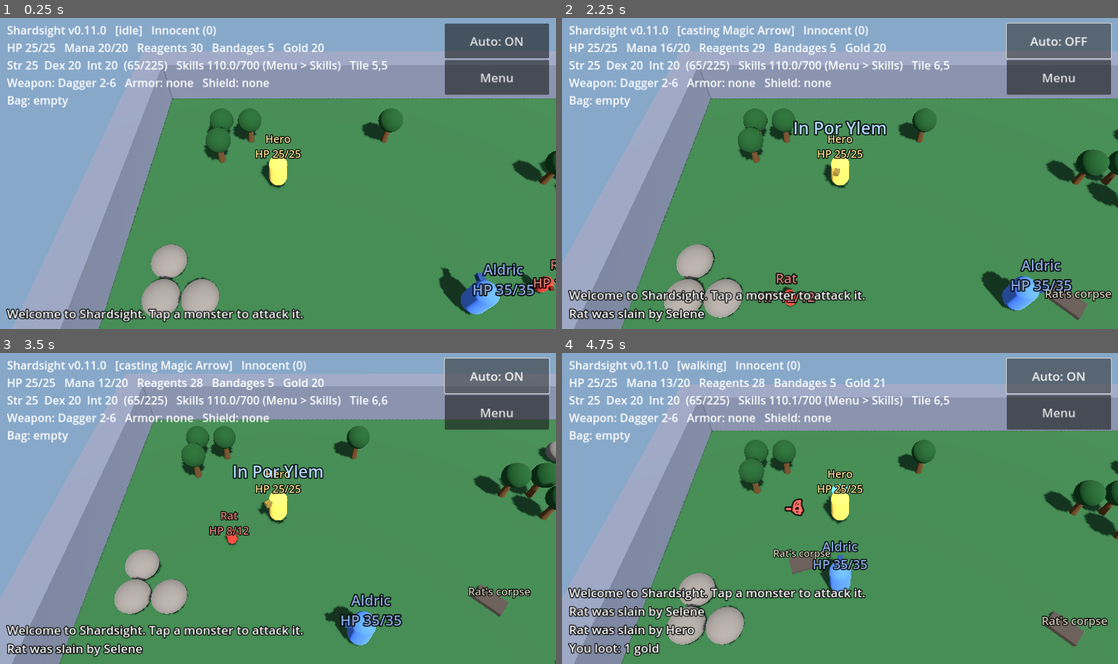
Above: before the commit, frames 1-4 (two rows, left to right).
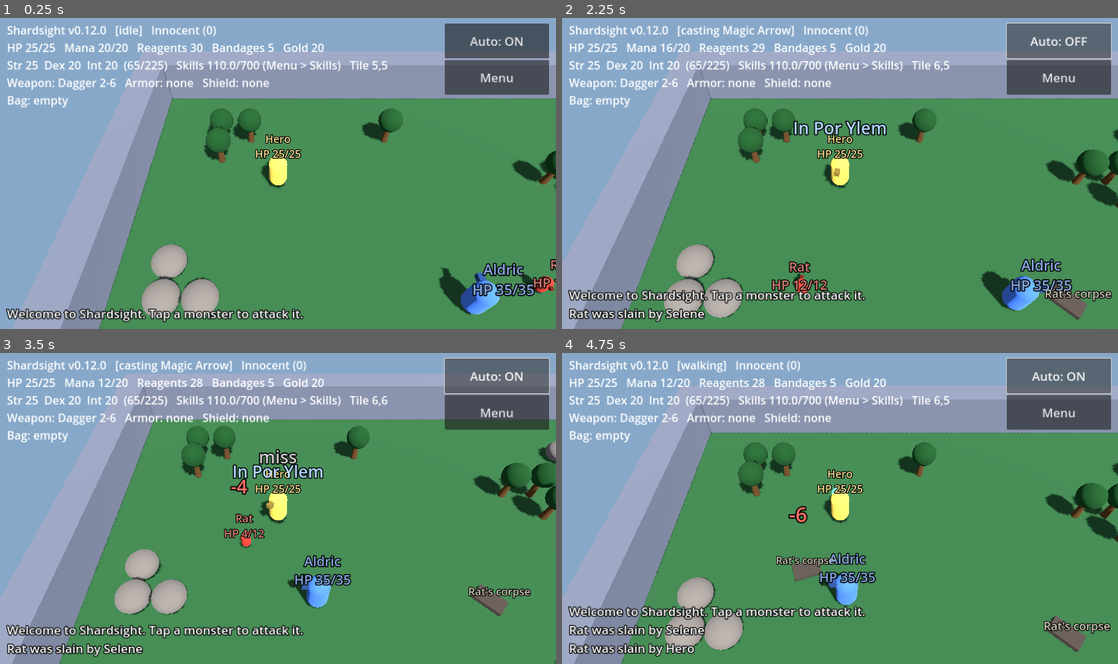
Above: after the commit, the same moments.

Repository: luckovsdeniss-denlu/Shardsight
Game: Godot game, scene res://scenes/main.tscn
Same seed, same stepped clock (60 frames per second), same inputs: the game is played once before the commit and once after it.
Inputs:
- Up to frame 1 (0.25 s): no input
- Up to frame 2 (2.25 s): click "Auto: ON" at 0.5 s; click "Auto: OFF" at 1.25 s; click "Auto: ON" at 2 s
- Up to frame 3 (3.5 s): click "Auto: OFF" at 2.75 s
- Up to frame 4 (4.75 s): click "Auto: ON" at 3.5 s; click "Auto: OFF" at 4.25 s

The runs differ from the first frame. In frame 1, less than 0.1% of the frame differs, in the area x 16-18%, y 2-6%; in frame 2, 0.7%; in frame 3, 3.0%; in frame 4, 8.4%, in the area x 1-100%, y 2-100%.

Commit message:
Add bank and player houses with chests and decay (v0.12.0)
Co-Authored-By: Claude Opus 5.5 <noreply@anthropic.com>
Claude-Session: https://claude.ai/code/session_01H6LNxUGdbevPyoRQBBzvxK

Diff:
--- a/project.godot
+++ b/project.godot
@@ -4,7 +4,7 @@
 [application]
 
 config/name="Shardsight"
-config/version="0.11.0"
+config/version="0.12.0"
 run/main_scene="res://scenes/main.tscn"
 config/features=PackedStringArray("4.3", "GL Compatibility")
 config/icon="res://icon.svg"
--- a/scripts/bestiary.gd
+++ b/scripts/bestiary.gd
@@ -53,6 +53,7 @@
 # Peaceful NPCs.
 const MERCHANT := {"str": 20, "dex": 15, "int": 30, "move": 1.5, "leash": 2, "role": "merchant"}
 const GUARD := {"str": 60, "dex": 40, "int": 10, "move": 1.5, "leash": 2, "role": "guard"}
+const BANKER := {"str": 20, "dex": 15, "int": 30, "move": 1.2, "leash": 1, "role": "banker"}
 const HEALER := {"str": 25, "dex": 15, "int": 35, "move": 1.5, "leash": 2, "role": "healer"}
 
 # Hostile monsters.
--- a/scripts/corpse.gd
+++ b/scripts/corpse.gd
@@ -15,6 +15,7 @@
 var life := LIFETIME
 var label: Label3D
 var _last_text := ""
+var title := ""                  # overrides "<name>'s corpse" (e.g. house ruins)
 
 
 func setup(p_name: String, p_open: bool, p_is_player: bool, p_owner_id: int,
@@ -66,12 +67,18 @@
 	return out
 
 
+func set_title(t: String) -> void:
+	title = t
+	_last_text = ""
+	_refresh_label()
+
+
 func tick(delta: float) -> void:
 	life -= delta
 
 
 func _refresh_label() -> void:
-	var text := "%s's corpse" % owner_name
+	var text := title if title != "" else "%s's corpse" % owner_name
 	if not is_empty():
 		text += "\n(loot)"
 	if text != _last_text:
--- a/scripts/entity.gd
+++ b/scripts/entity.gd
@@ -96,6 +96,7 @@
 var gather_tile := Vector2i(-1, -1)
 var gather_timer := 0.0
 var crafting_trip := false
+var banking := false
 
 
 func setup(p_game, p_kind: int, p_name: String, cfg: Dictionary, color: Color, tile: Vector2i) -> void:
@@ -239,6 +240,8 @@
 			return
 		if autonomous and pause <= 0.0 and crafter and _craft_trip():
 			return
+		if autonomous and pause <= 0.0 and is_hero and _bank_trip():
+			return
 		if _gather_step(delta):
 			return
 	if autonomous and pause <= 0.0 and path.is_empty():
@@ -438,6 +441,7 @@
 	path.clear()
 	gather_tile = Vector2i(-1, -1)
 	crafting_trip = false
+	banking = false
 	died_red = kind == Kind.PLAYER and notoriety() == Notoriety.RED
 	_settle_crimes(killer)
 	game.spawn_corpse(self)
@@ -501,6 +505,8 @@
 		return "mining" if world.resource_kind(gather_tile) == "ore" else "chopping wood"
 	if target == null and crafting_trip:
 		return "going to the forge"
+	if target == null and banking:
+		return "going to the bank"
 	if target != null:
 		return "fighting " + target.display_name
 	if recovering:
@@ -1323,3 +1329,29 @@
 		stats.try_gain(Hero.Skill.MINING)
 	if is_hero and made + lost > 0:
 		game.log_event("You smelt %d ingots (%d ore lost)." % [made, lost])
+
+
+# --- banking ---------------------------------------------------------------
+
+## The hero banks spare gold (everything above a little pocket money) so dying can't lose it.
+## Criminals and murderers are refused at the bank.
+func _bank_trip() -> bool:
+	if notoriety() != Notoriety.BLUE:
+		banking = false
+		return false
+	if not banking and gold >= Property.POCKET_GOLD + 100:
+		banking = true
+	if not banking:
+		return false
+	var banker := _find_role("banker")
+	if banker == null:
+		banking = false
+		return false
+	if position.distance_to(banker.position) <= 3.0:
+		banking = false
+		game.bank_deposit(self, gold - Property.POCKET_GOLD)
+		return true
+	if path.is_empty() and not go_to(banker.position):
+		banking = false
+		return false
+	return true
--- a/scripts/main.gd
+++ b/scripts/main.gd
@@ -26,6 +26,9 @@
 var skills_box: VBoxContainer
 var craft_panel: Control
 var craft_box: VBoxContainer
+var property := Property.new()
+var property_panel: Control
+var property_box: VBoxContainer
 var reset_button: Button
 var reset_armed := false
 var save_timer := 0.0
@@ -81,9 +84,11 @@
 	_build_menu(layer)
 	_build_skills_panel(layer)
 	_build_craft_panel(layer)
-
-	if SaveGame.load_into(hero):
+	_build_property_panel(layer)
+
+	if SaveGame.load_into(hero, property):
 		log_event("Welcome back. Your progress was loaded.")
+		_restore_house()
 	else:
 		log_event("Welcome to Shardsight. Tap a monster to attack it.")
 	_follow_camera()
@@ -121,6 +126,7 @@
 	box.add_child(_menu_button("Resume", _resume))
 	box.add_child(_menu_button("Skills", _open_skills))
 	box.add_child(_menu_button("Craft", _open_craft))
+	box.add_child(_menu_button("Bank & House", _open_property))
 	box.add_child(_menu_button("Save now", _save_now))
 	reset_button = _menu_button("Reset progress", _reset_progress)
 	box.add_child(reset_button)
@@ -281,6 +287,210 @@
 	menu.visible = true
 
 
+# --- bank and house --------------------------------------------------------
+
+func _build_property_panel(layer: CanvasLayer) -> void:
+	property_panel = CenterContainer.new()
+	property_panel.visible = false
+	property_panel.mouse_filter = Control.MOUSE_FILTER_STOP
+	layer.add_child(property_panel)
+	property_panel.set_anchors_and_offsets_preset(Control.PRESET_FULL_RECT)
+	var panel := PanelContainer.new()
+	property_panel.add_child(panel)
+	var pad := MarginContainer.new()
+	for side in ["left", "right", "top", "bottom"]:
+		pad.add_theme_constant_override("margin_" + side, 20)
+	panel.add_child(pad)
+	property_box = VBoxContainer.new()
+	property_box.add_theme_constant_override("separation", 8)
+	pad.add_child(_scroll_wrap(property_box))
+
+
+func _hero_at_bank() -> bool:
+	if hero.dead or hero.notoriety() != Entity.Notoriety.BLUE:
+		return false
+	for e in creatures:
+		if e.role == "banker" and e.position.distance_to(hero.position) <= 3.0:
+			return true
+	return false
+
+
+func _hero_at_house() -> bool:
+	return property.has_house() and not hero.dead \
+		and hero.position.distance_to(world.tile_center(property.house_center_tile())) <= 1.6
+
+
+func _info(text: String) -> Label:
+	var l := Label.new()
+	l.text = text
+	l.autowrap_mode = TextServer.AUTOWRAP_WORD_SMART
+	l.custom_minimum_size = Vector2(840, 0)
+	l.add_theme_font_size_override("font_size", 24)
+	return l
+
+
+func _action(text: String, callback: Callable, enabled: bool) -> Button:
+	var b := _menu_button(text, callback)
+	b.disabled = not enabled
+	return b
+
+
+## Banking needs the banker (in town); the chest needs you inside your house.
+func _refresh_property() -> void:
+	for c in property_box.get_children():
+		property_box.remove_child(c)
+		c.queue_free()
+	var at_bank := _hero_at_bank()
+	var at_house := _hero_at_house()
+	var title := _info("Bank & House")
+	title.add_theme_font_size_override("font_size", 30)
+	property_box.add_child(title)
+	property_box.add_child(_info("Gold: %d carried, %d in the bank. %s" % [
+		hero.gold, property.bank_gold,
+		"You are at the bank." if at_bank else "Banking needs Oswin the banker, in town."]))
+	property_box.add_child(_info("Bank box: " + Property.items_text(property.bank_items)))
+	property_box.add_child(_action("Deposit all gold", _on_deposit_gold, at_bank and hero.gold > 0))
+	property_box.add_child(_action("Withdraw 100 gold", _on_withdraw_gold, at_bank and property.bank_gold > 0))
+	property_box.add_child(_action("Deposit bag", _on_deposit_bag, at_bank and not hero.inventory.is_empty()))
+	property_box.add_child(_action("Take all from the bank", _on_withdraw_items, at_bank and not property.bank_items.is_empty()))
+
+	if property.has_house():
+		var o := property.house_origin
+		property_box.add_child(_info("Your house at %d,%d: %s. Coming near it keeps it standing; after %d days away it collapses and its chest spills out for anyone." % [
+			o.x, o.y, property.condition(), int(Property.COLLAPSE_DAYS)]))
+		property_box.add_child(_info("Chest: " + Property.items_text(property.house_chest)))
+		property_box.add_child(_action("Store bag in the chest", _on_chest_store, at_house and not hero.inventory.is_empty()))
+		property_box.add_child(_action("Take all from the chest", _on_chest_take, at_house and not property.house_chest.is_empty()))
+	elif property.has_deed:
+		property_box.add_child(_info("You own a house deed. Stand on open ground outside town and place it."))
+		property_box.add_child(_action("Place house here", _on_place_house, not hero.dead and not hero._in_town()))
+	else:
+		property_box.add_child(_info("A house deed costs %d gold, paid from the bank." % Property.DEED_PRICE))
+		property_box.add_child(_action("Buy a house deed", _on_buy_deed, at_bank and property.bank_gold >= Property.DEED_PRICE))
+	property_box.add_child(_menu_button("Back", _close_property))
+
+
+## Also used by the hero's automatic bank trips.
+func bank_deposit(e: Entity, amount: int) -> void:
+	amount = mini(amount, e.gold)
+	if amount <= 0:
+		return
+	e.gold -= amount
+	property.bank_gold += amount
+	log_event("You deposit %d gold. Bank balance: %d." % [amount, property.bank_gold])
+
+
+func _on_deposit_gold() -> void:
+	bank_deposit(hero, hero.gold)
+	_refresh_property()
+
+
+func _on_withdraw_gold() -> void:
+	var amount := mini(100, property.bank_gold)
+	property.bank_gold -= amount
+	hero.gold += amount
+	log_event("You withdraw %d gold." % amount)
+	_refresh_property()
+
+
+func _on_deposit_bag() -> void:
+	Property.merge(property.bank_items, hero.inventory)
+	hero.inventory.clear()
+	log_event("You put your bag in the bank box.")
+	_refresh_property()
+
+
+func _on_withdraw_items() -> void:
+	Property.merge(hero.inventory, property.bank_items)
+	property.bank_items.clear()
+	log_event("You take everything out of the bank box.")
+	_refresh_property()
+
+
+func _on_chest_store() -> void:
+	Property.merge(property.house_chest, hero.inventory)
+	hero.inventory.clear()
+	log_event("You store your bag in the house chest.")
+	_refresh_property()
+
+
+func _on_chest_take() -> void:
+	Property.merge(hero.inventory, property.house_chest)
+	property.house_chest.clear()
+	log_event("You take everything from the house chest.")
+	_refresh_property()
+
+
+func _on_buy_deed() -> void:
+	property.bank_gold -= Property.DEED_PRICE
+	property.has_deed = true
+	log_event("You buy a house deed for %d gold from the bank." % Property.DEED_PRICE)
+	_refresh_property()
+
+
+## Tiles a new house must not cover: everyone's position and home, and corpses.
+func _occupied_tiles() -> Dictionary:
+	var occupied := {}
+	for e in creatures:
+		occupied[world.to_tile(e.position)] = true
+		occupied[world.to_tile(e.home)] = true
+	for c in corpses:
+		occupied[world.to_tile(c.position)] = true
+	return occupied
+
+
+func _on_place_house() -> void:
+	var o := world.find_house_spot(world.to_tile(hero.position), _occupied_tiles())
+	if o.x < 0:
+		log_event("There is no room for a house here. Try open ground.")
+		return
+	world.place_house(self, o)
+	property.house_origin = o
+	property.house_chest = {}
+	property.has_deed = false
+	property.refresh()
+	log_event("You place your house. Its chest is safe storage; visit it to keep it standing.")
+	_refresh_property()
+
+
+## On load: rebuild the saved house, or let it collapse if it was neglected too long.
+func _restore_house() -> void:
+	if not property.has_house():
+		return
+	var center := world.tile_center(property.house_center_tile())
+	if property.should_collapse():
+		var ruins := Corpse.new()
+		add_child(ruins)
+		ruins.setup("House", true, false, 0, center,
+			{"gold": 0, "reagents": 0, "items": property.house_chest.duplicate()})
+		ruins.set_title("Ruins of your house")
+		ruins.life = 600.0
+		corpses.append(ruins)
+		property.clear_house()
+		log_event("Your neglected house has collapsed! Its contents lie in the ruins for anyone to take.")
+		return
+	var occupied := _occupied_tiles()
+	occupied.erase(world.to_tile(hero.position))      # the hero may be standing inside it
+	if not world.can_place_house(property.house_origin, occupied):
+		Property.merge(property.bank_items, property.house_chest)
+		property.clear_house()
+		property.has_deed = true
+		log_event("Your house could not be rebuilt here; its deed and chest went to the bank.")
+		return
+	world.place_house(self, property.house_origin)
+
+
+func _open_property() -> void:
+	menu.visible = false
+	property_panel.visible = true
+	_refresh_property()
+
+
+func _close_property() -> void:
+	property_panel.visible = false
+	menu.visible = true
+
+
 func _open_menu() -> void:
 	paused = true
 	menu.visible = true
@@ -295,7 +505,7 @@
 
 
 func _save_now() -> void:
-	if SaveGame.save(hero):
+	if SaveGame.save(hero, property):
 		log_event("Progress saved.")
 	else:
 		log_event("Could not save.")
@@ -313,7 +523,7 @@
 
 func _autosave() -> void:
 	if not skip_save and hero != null:
-		SaveGame.save(hero)
+		SaveGame.save(hero, property)
 
 
 ## Save when the game is closed or sent to the background (Android may kill it there).
@@ -338,6 +548,7 @@
 
 	_spawn(Entity.Kind.NPC, "Elara", Bestiary.HEALER, cream, Vector2i(24, 11))
 	_spawn(Entity.Kind.NPC, "Bran", Bestiary.MERCHANT, cream, Vector2i(23, 6))
+	_spawn(Entity.Kind.NPC, "Oswin", Bestiary.BANKER, cream, Vector2i(26, 12))
 	_spawn(Entity.Kind.NPC, "Town Guard", Bestiary.GUARD, Color("9aa7b5"), Vector2i(20, 11))
 	_spawn(Entity.Kind.NPC, "Town Guard", Bestiary.GUARD, Color("9aa7b5"), Vector2i(28, 11))
 
@@ -523,6 +734,9 @@
 	for e in creatures:
 		e.tick(delta)
 	_guards_strike()
+	if property.has_house() and not hero.dead \
+			and hero.position.distance_to(world.tile_center(property.house_center_tile())) <= 6.0:
+		property.refresh()             # being near the house keeps it from decaying
 	for c in corpses.duplicate():
 		c.tick(delta)
 		if c.life <= 0.0:
--- /dev/null
+++ b/scripts/property.gd
@@ -0,0 +1,100 @@
+class_name Property
+## The hero's bank box and house (mechanics reference: one bank account per character, reachable
+## at any bank and safe from theft and death; large purchases come straight from the bank;
+## houses give secure storage but decay and fall if neglected, dropping their contents).
+
+const DEED_PRICE := 1500          # paid from the bank
+const POCKET_GOLD := 50           # gold the hero keeps on hand when banking automatically
+const COLLAPSE_DAYS := 7.0        # real days away before an unvisited house collapses
+const STAGES := [
+	"Like new", "Slightly worn", "Somewhat worn", "Fairly worn", "Greatly worn",
+	"In danger of collapsing",
+]
+
+var bank_gold := 0
+var bank_items := {}
+var has_deed := false
+var house_origin := Vector2i(-1, -1)   # top-left tile of the 3x3 house
+var house_chest := {}
+var house_last_visit := 0.0            # unix time
+
+
+func has_house() -> bool:
+	return house_origin.x >= 0
+
+
+func house_center_tile() -> Vector2i:
+	return house_origin + Vector2i(1, 1)
+
+
+func days_since_visit() -> float:
+	return maxf(0.0, (Time.get_unix_time_from_system() - house_last_visit) / 86400.0)
+
+
+func condition() -> String:
+	var per_stage := COLLAPSE_DAYS / STAGES.size()
+	return STAGES[clampi(int(days_since_visit() / per_stage), 0, STAGES.size() - 1)]
+
+
+func should_collapse() -> bool:
+	return has_house() and days_since_visit() >= COLLAPSE_DAYS
+
+
+## Being near the house keeps it standing.
+func refresh() -> void:
+	house_last_visit = Time.get_unix_time_from_system()
+
+
+func clear_house() -> void:
+	house_origin = Vector2i(-1, -1)
+	house_chest = {}
+
+
+static func merge(into: Dictionary, from: Dictionary) -> void:
+	for k in from:
+		into[k] = int(into.get(k, 0)) + int(from[k])
+
+
+static func items_text(items: Dictionary) -> String:
+	if items.is_empty():
+		return "empty"
+	var parts: Array[String] = []
+	for id in items:
+		parts.append("%s x%d" % [Items.item_name(id), int(items[id])])
+	return ", ".join(parts)
+
+
+func to_dict() -> Dictionary:
+	var d := {"bank_gold": bank_gold, "bank_items": bank_items, "has_deed": has_deed}
+	if has_house():
+		d["house"] = {
+			"x": house_origin.x, "y": house_origin.y,
+			"chest": house_chest, "last_visit": house_last_visit,
+		}
+	return d
+
+
+## Loads saved data, ignoring anything invalid.
+func load_dict(d: Dictionary) -> void:
+	bank_gold = maxi(0, int(d.get("bank_gold", 0)))
+	bank_items = _clean_items(d.get("bank_items", {}))
+	has_deed = bool(d.get("has_deed", false))
+	clear_house()
+	var h: Variant = d.get("house", null)
+	if typeof(h) == TYPE_DICTIONARY:
+		var hd: Dictionary = h
+		house_origin = Vector2i(int(hd.get("x", -1)), int(hd.get("y", -1)))
+		house_chest = _clean_items(hd.get("chest", {}))
+		house_last_visit = float(hd.get("last_visit", Time.get_unix_time_from_system()))
+
+
+static func _clean_items(raw: Variant) -> Dictionary:
+	var out := {}
+	if typeof(raw) != TYPE_DICTIONARY:
+		return out
+	var src: Dictionary = raw
+	for key in src:
+		var id := String(key)
+		if Items.is_known(id) and int(src[key]) > 0:
+			out[id] = int(src[key])
+	return out
--- a/scripts/save_game.gd
+++ b/scripts/save_game.gd
@@ -1,5 +1,5 @@
 class_name SaveGame
-## Saves the hero to user://shardsight_save.json (readable JSON). The world, monsters and the
+## Saves the hero (with bank and house) to user://shardsight_save.json (readable JSON). The world, monsters and the
 ## other characters are not saved; they start fresh each launch.
 
 const PATH := "user://shardsight_save.json"
@@ -15,7 +15,7 @@
 		DirAccess.remove_absolute(PATH)
 
 
-static func save(hero: Entity) -> bool:
+static func save(hero: Entity, property: Property) -> bool:
 	var skills := {}
 	for s in hero.stats.skills:
 		skills[str(s)] = hero.stats.skills[s]
@@ -33,6 +33,7 @@
 		"locks": locks,
 		"bandages": hero.bandages,
 		"murders": hero.murder_counts,
+		"property": property.to_dict(),
 		"shield": hero.shield_id,
 		"gold": hero.gold,
 		"reagents": hero.reagents,
@@ -49,7 +50,7 @@
 
 
 ## Loads a save into the hero. Everything is validated; bad or old data is ignored.
-static func load_into(hero: Entity) -> bool:
+static func load_into(hero: Entity, property: Property) -> bool:
 	if not exists():
 		return false
 	var f := FileAccess.open(PATH, FileAccess.READ)
@@ -103,6 +104,9 @@
 		var c := Vector2i(int(t[0]), int(t[1]))
 		if not hero.world.is_blocked(c):
 			hero.position = hero.world.tile_center(c)
+	var prop: Variant = d.get("property", {})
+	if typeof(prop) == TYPE_DICTIONARY:
+		property.load_dict(prop)
 	hero.hp = float(hero.stats.max_hp())
 	hero.mana = float(hero.stats.max_mana())
 	return true
--- a/scripts/world.gd
+++ b/scripts/world.gd
@@ -5,7 +5,7 @@
 ## Only grass is walkable.
 
 const TILE := 1.0  # one tile = one metre in 3D
-enum Tile { GRASS, WALL, WATER, TREE, ROCK, FORGE }
+enum Tile { GRASS, WALL, WATER, TREE, ROCK, FORGE, HOUSE }
 
 ## The guarded town: no player-versus-player here, and guards strike down criminals,
 ## murderers and monsters on sight. Everything else is open wilderness.
@@ -44,6 +44,7 @@
 	Tile.TREE: Color("2f5d34"),
 	Tile.ROCK: Color("7a7268"),
 	Tile.FORGE: Color("3b3b3b"),
+	Tile.HOUSE: Color("a0785a"),
 }
 
 const HARVEST_PER_NODE := 6      # a rock or tree gives this many tries before it is exhausted
@@ -55,6 +56,7 @@
 var astar := AStarGrid2D.new()
 var astar_outside := AStarGrid2D.new()   # same grid, but the guarded town is walled off
 var forge_tile := Vector2i(-1, -1)
+var house_nodes := {}            # house origin -> Node3D holding its meshes
 var _harvest_left := {}          # tile -> tries left
 var _regrow_at := {}             # tile -> Time.get_ticks_msec() when an exhausted node recovers
 
@@ -180,6 +182,101 @@
 
 func near_forge(p: Vector3) -> bool:
 	return forge_tile.x >= 0 and p.distance_to(tile_center(forge_tile)) <= 2.0
+
+
+# --- player houses ---------------------------------------------------------
+# A house is 3x3: walls all round, one tile inside (with the chest) and a door below it.
+
+func house_tiles(o: Vector2i) -> Array[Vector2i]:
+	var out: Array[Vector2i] = []
+	for dy in range(3):
+		for dx in range(3):
+			out.append(o + Vector2i(dx, dy))
+	return out
+
+
+func house_wall_tiles(o: Vector2i) -> Array[Vector2i]:
+	var out: Array[Vector2i] = []
+	for c in house_tiles(o):
+		var rel := c - o
+		if rel != Vector2i(1, 1) and rel != Vector2i(1, 2):
+			out.append(c)
+	return out
+
+
+## Free grass outside town, nobody standing on it, and open ground in front of the door.
+func can_place_house(o: Vector2i, occupied: Dictionary) -> bool:
+	for c in house_tiles(o):
+		if is_blocked(c) or is_town(c) or occupied.has(c):
+			return false
+	var outside := o + Vector2i(1, 3)
+	return not is_blocked(outside) and not is_town(outside)
+
+
+func place_house(parent: Node3D, o: Vector2i) -> void:
+	for c in house_wall_tiles(o):
+		tiles[c.y * cols + c.x] = Tile.HOUSE
+		astar.set_point_solid(c, true)
+		astar_outside.set_point_solid(c, true)
+	var node := Node3D.new()
+	parent.add_child(node)
+	house_nodes[o] = node
+	var wall_mesh := BoxMesh.new()
+	wall_mesh.size = Vector3(TILE, 1.4, TILE)
+	var wall_mat := _mat(COLORS[Tile.HOUSE])
+	for c in house_wall_tiles(o):
+		_add(node, wall_mesh, wall_mat, tile_center(c) + Vector3(0, 0.7, 0))
+	var chest_mesh := BoxMesh.new()
+	chest_mesh.size = Vector3(0.5, 0.4, 0.35)
+	_add(node, chest_mesh, _mat(Color("6b4423")), tile_center(o + Vector2i(1, 1)) + Vector3(0, 0.2, -0.25))
+
+
+func remove_house(o: Vector2i) -> void:
+	for c in house_wall_tiles(o):
+		tiles[c.y * cols + c.x] = Tile.GRASS
+		astar.set_point_solid(c, false)
+		astar_outside.set_point_solid(c, is_town(c))
+	if house_nodes.has(o):
+		var node: Node3D = house_nodes[o]
+		node.queue_free()
+		house_nodes.erase(o)
+
+
+func reachable_count(start: Vector2i, extra_blocked: Dictionary) -> int:
+	if is_blocked(start) or extra_blocked.has(start):
+		return 0
+	var seen := {start: true}
+	var stack: Array[Vector2i] = [start]
+	var dirs: Array[Vector2i] = [Vector2i(1, 0), Vector2i(-1, 0), Vector2i(0, 1), Vector2i(0, -1)]
+	while not stack.is_empty():
+		var c: Vector2i = stack.pop_back()
+		for d in dirs:
+			var n := c + d
+			if seen.has(n) or is_blocked(n) or extra_blocked.has(n):
+				continue
+			seen[n] = true
+			stack.append(n)
+	return seen.size()
+
+
+## Nearest spot within `radius` of `near` where a house fits without cutting off any part
+## of the map. Returns (-1, -1) if there is none.
+func find_house_spot(near: Vector2i, occupied: Dictionary, radius := 6) -> Vector2i:
+	var base := reachable_count(near, {})
+	for r in range(radius + 1):
+		for dy in range(-r, r + 1):
+			for dx in range(-r, r + 1):
+				if maxi(absi(dx), absi(dy)) != r:
+					continue
+				var o := near + Vector2i(dx, dy) - Vector2i(1, 1)
+				if not can_place_house(o, occupied):
+					continue
+				var walls := {}
+				for c in house_wall_tiles(o):
+					walls[c] = true
+				if reachable_count(near, walls) == base - walls.size():
+					return o
+	return Vector2i(-1, -1)
 
 
 func is_blocked(c: Vector2i) -> bool:
Not shown, changed: CHANGELOG.md
